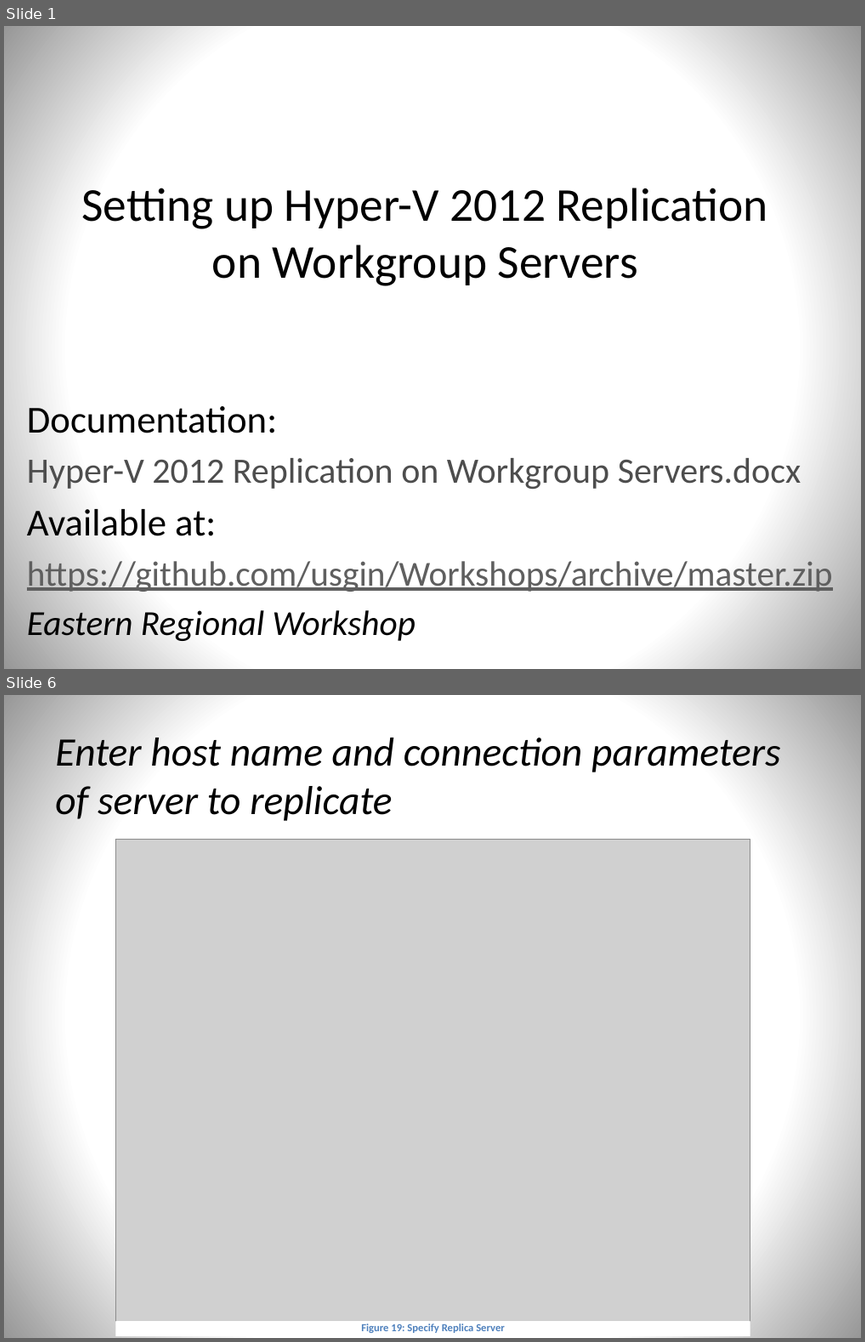
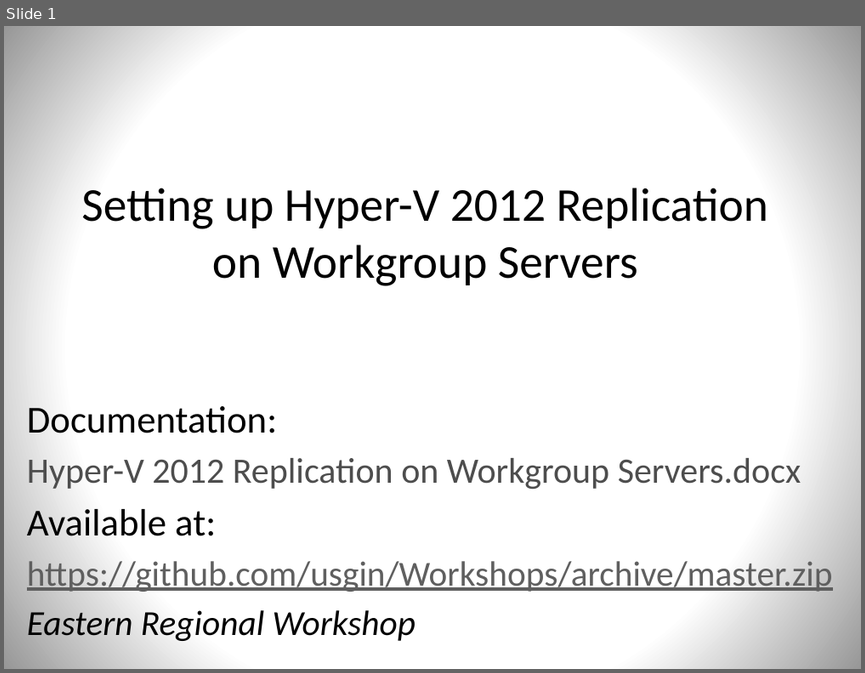
Before and after one commit to usgin/Workshops, a slide deck: EasternRegionalWorkshop/Hyper-V.pptx. Shown one above the other, each under a label of ours: slides 1 and 6 before the commit, slide 1 after it; the slides between them are not shown. The pictures are 865x1342 and 865x673 pixels, drawn with LibreOffice and Linux fonts; fonts in the diff are those of the drawing; grey boxes stand for pictures. Boxes give left, top, right and bottom in pixels: in the first picture for what was removed or moved away, otherwise in the second. Text is boxed around its words. In the diff, an @@ line names an element or a change of style, - is before the commit and + after.

```diff
--- a/EasternRegionalWorkshop/Hyper-V.pptx
+++ b/EasternRegionalWorkshop/Hyper-V.pptx
@@ slide 6 removed at [4,695,861,1338], background gradient #FFFFFF to #979797 @@
@@ title removed at [55,737,781,821] @@
-Enter host name and connection parameters of server to replicate
@@ picture removed at [115,839,750,1321] @@
@@ rectangle removed at [115,1321,750,1336] @@
-Figure 19: Specify Replica Server
```
Also in this commit, not shown: 4 slides changed, 2 slides added, 1 other slide removed.
